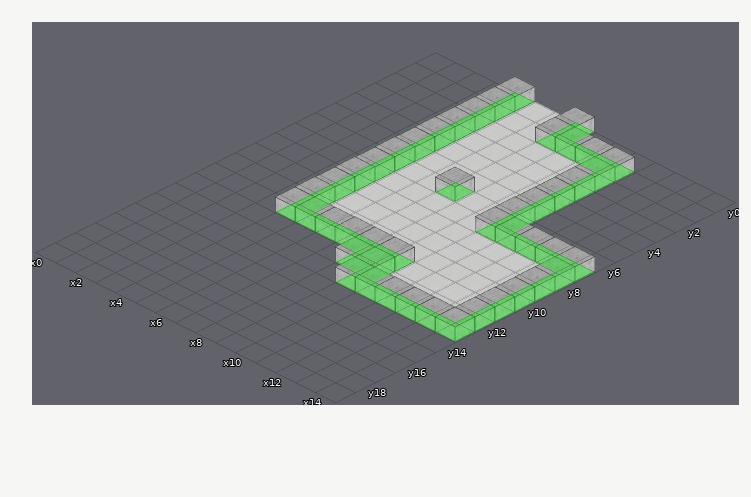
A Tiled map gets an edit: FridayRunner/Resources/Maps/map22.tmx. Above is the file before it was changed.
Cells are 96x48 px. Isometric: x runs down to the right, y down to the left. Shown: x 0..14, y 0..19.
And afterwards:
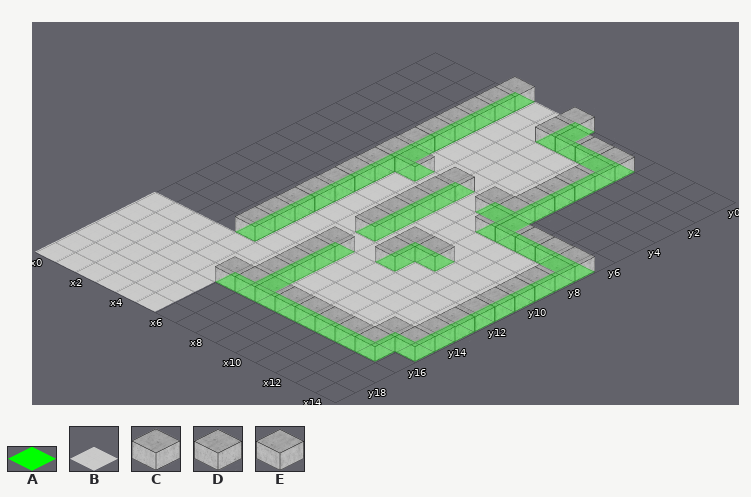
Key: from "BBLayout": A 1; from "wallsLayoutDev": B 0, C 1, D 2, E 3.
_ is an empty cell, . an unchanged one.
Change:
--- layer "floor"
@@ x 0..13 @@
-11 ....._____....
-12 ....._____....
-13 ....._________
-14 ______________
-15 _____________.
-16 ______........
-17 ______........
-18 ______........
-19 ______........
+11 .....BBBBB....
+12 .....BBBBB....
+13 .....BBBBBBBBB
+14 BBBBBBBBBBBBBB
+15 BBBBBBBBBBBBB.
+16 BBBBBB........
+17 BBBBBB........
+18 BBBBBB........
+19 BBBBBB........
--- layer "walls"
@@ x 4..14 @@
- 6 ._..._.....
- 7 ..._.......
- 8 ..._.......
- 9 ..._.......
-10 ..._.__....
-11 .EECEE.....
-12 _.._DE.....
-13 _.._.DDCDD.
-14 ..._......_
-15 ..._.....__
-16 ..________.
+ 6 .C...C.....
+ 7 ...C.......
+ 8 ...C.......
+ 9 ...C.......
+10 ...C.CC....
+11 .____C.....
+12 C..C__.....
+13 C..C._____.
+14 ...C......C
+15 ...C.....CC
+16 ..CCCCCCCC.
--- layer "BB"
@@ x 4..14 @@
- 6 ._..._.....
- 7 ..._.......
- 8 ..._.......
- 9 ..._.......
-10 ..._.__....
-11 .AAAA......
-12 _.._AA.....
-13 _.._.AAAAA.
-14 ..._......_
-15 ..._.....__
-16 ..________.
+ 6 .A...A.....
+ 7 ...A.......
+ 8 ...A.......
+ 9 ...A.......
+10 ...A.AA....
+11 .____......
+12 A..A__.....
+13 A..A._____.
+14 ...A......A
+15 ...A.....AA
+16 ..AAAAAAAA.
